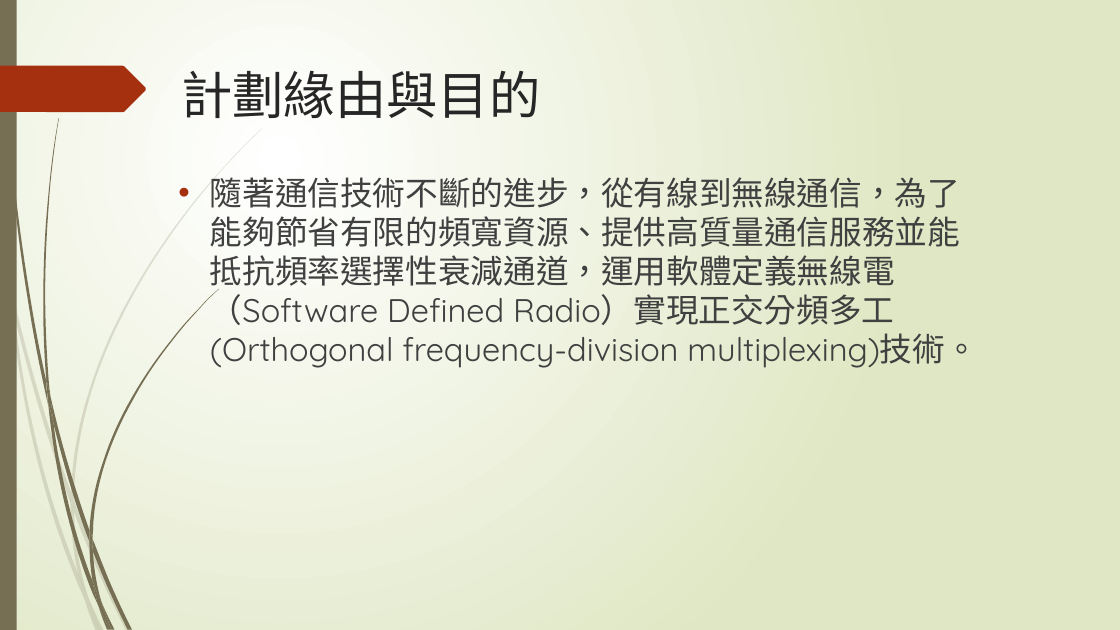
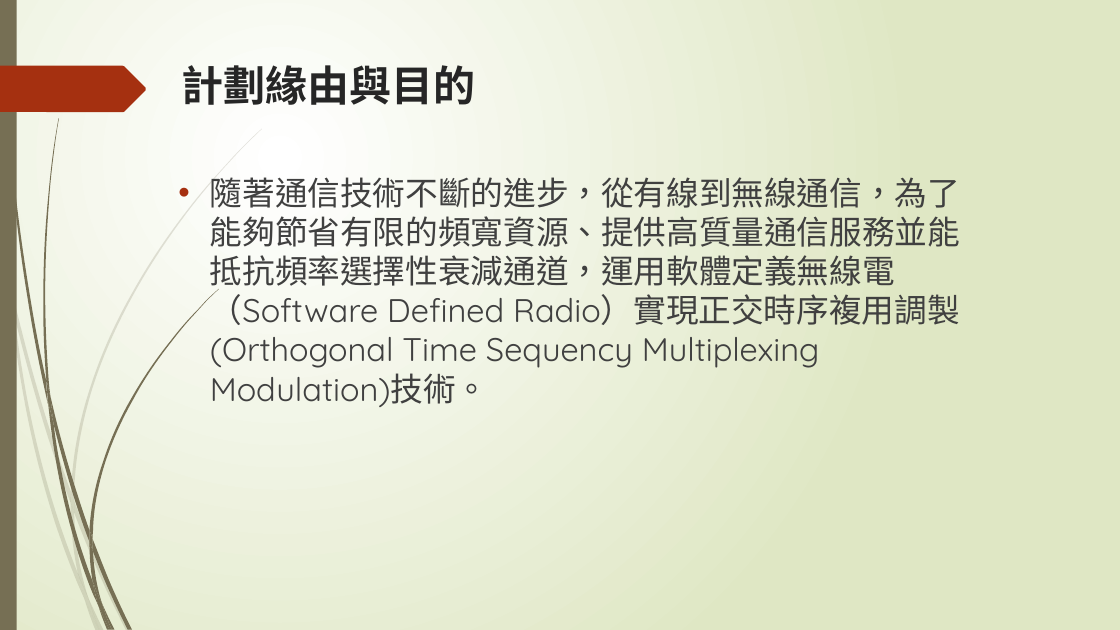
Before and after one commit to NIUWCSP/OTSM, a slide deck: slide 3 of report/以SDR實現OTSM通訊技術.pptx. Drawn at 1120x630 pixels with LibreOffice and Linux fonts; fonts in the diff are those of the drawing. Boxes give left, top, right and bottom in pixels: in the first picture for what was removed or moved away, otherwise in the second. Text is boxed around its words. In the diff, an @@ line names an element or a change of style, - is before the commit and + after.

```diff
--- a/report/以SDR實現OTSM通訊技術.pptx
+++ b/report/以SDR實現OTSM通訊技術.pptx
@@ title "計劃緣由與目的" at bbox=[181, 65, 475, 105]: size 44 to 36 pt, bold on @@
@@ text at bbox=[210, 171, 960, 407]: text changed @@
-• 隨著通信技術不斷的進步，從有線到無線通信，為了能夠節省有限的頻寬資源、提供高質量通信服務並能抵抗頻率選擇性衰減通道，運用軟體定義無線電（Software Defined Radio）實現正交分頻多工 (Orthogonal frequency-division multiplexing)技術。
+• 隨著通信技術不斷的進步，從有線到無線通信，為了能夠節省有限的頻寬資源、提供高質量通信服務並能抵抗頻率選擇性衰減通道，運用軟體定義無線電（Software Defined Radio）實現正交時序複用調製(Orthogonal Time Sequency Multiplexing Modulation)技術。
```
Also in this commit, not shown: 13 other slides changed, 3 slides added, 1 slide removed.
